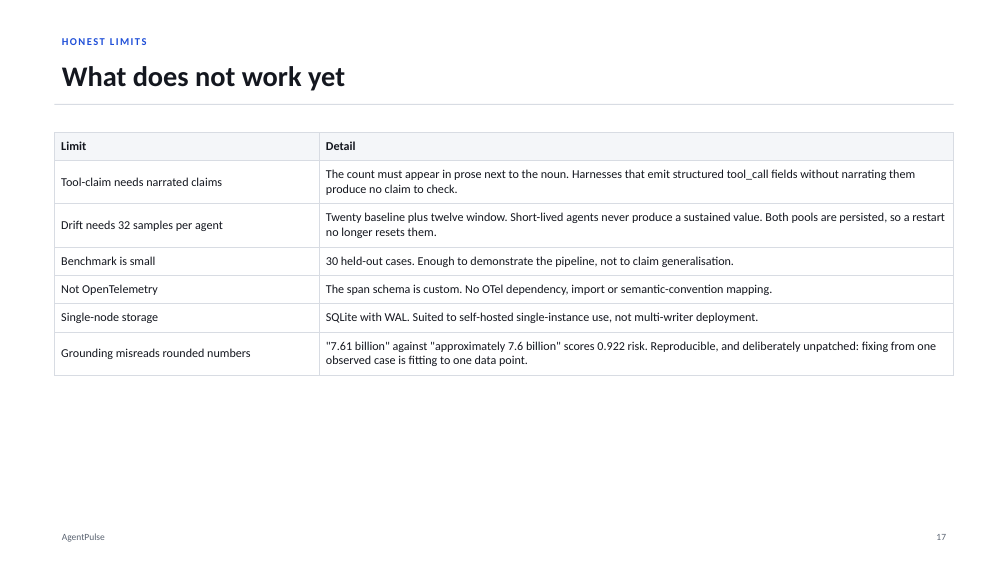
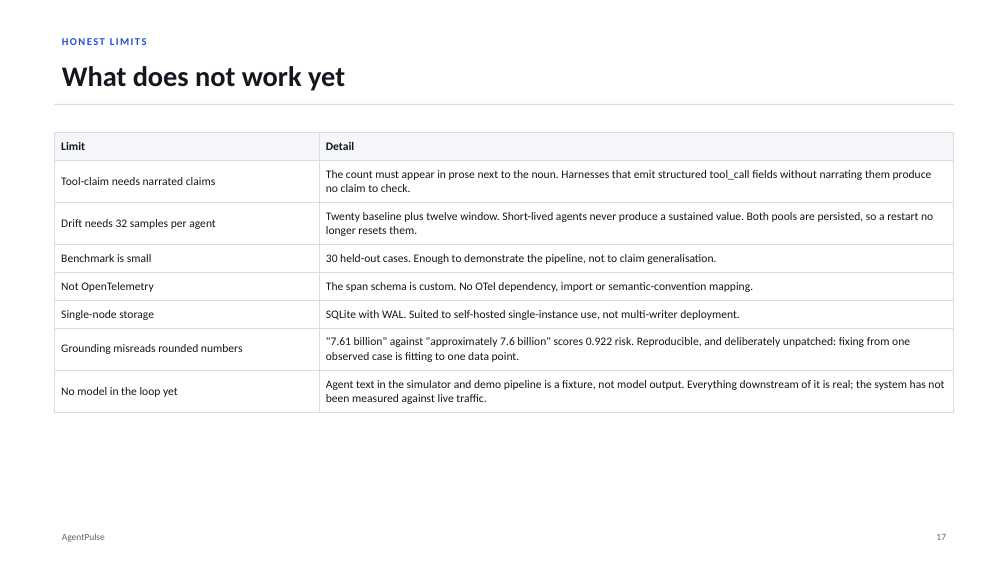
Before and after one commit to Soum-Code/agentpulse, a slide deck: slide 18 of presentation/AgentPulse_Project_Deck.pptx. Drawn at 1008x567 pixels with LibreOffice and Linux fonts; fonts in the diff are those of the drawing. Boxes give left, top, right and bottom in pixels: in the first picture for what was removed or moved away, otherwise in the second. Text is boxed around its words. In the diff, an @@ line names an element or a change of style, - is before the commit and + after.

Commit message:
Deck: say that the agent text is a fixture, and qualify the clean typecheck
Two things handoff section 22 recorded that the deck was quietly overstating.

The worked-example slide closed on "the only integration was instrument_llm()
around an OpenAI client. This trace is real, not an illustration." The span, the
score and both alerts are real -- that part stands. The completion is not: no
model generates agent text anywhere in this project. /v1/simulate writes string
literals, demo/research_assistant.py has no openai or anthropic import, and the
instrumentation tests run against stub clients. A reviewer asks this, and being
caught on it is worse than saying it first.

The callout now separates the two, and the title goes from "One real call, end
to end" to "One span, all the way through", because the span really did go all
the way through and "real call" reads as a claim about the model.

A matching row on the limits slide, so it is stated where limits are stated
rather than only in passing.

"Dashboard typecheck: clean" -> "clean, strict off". dashboard/tsconfig.json
sets no strict flag, so strictNullChecks, noImplicitAny and strictFunctionTypes
are all off. That last one is why a (trace: Trace) => void prop accepted a
(scenario: string, query?: string) handler and shipped a button that could only
ever 422. Citing a clean typecheck as evidence without that qualifier claims
more than the check performs. Turning strict on joins the next-steps slide.

Limits table measured rather than eyeballed: 8 rows, 3.68in, bottom at 5.43
against a footer at 6.98. All 20 slides inside the canvas.

```diff
--- a/presentation/AgentPulse_Project_Deck.pptx
+++ b/presentation/AgentPulse_Project_Deck.pptx
@@ table at bbox=[54, 132, 954, 408] @@
+row 8: No model in the loop yet | Agent text in the simulator and demo pipeline is a fixture, not model output. Everything downstream of it is real; the system has not been measured against live traffic.
```
Also in this commit, not shown: 3 other slides changed, 1 other file.
